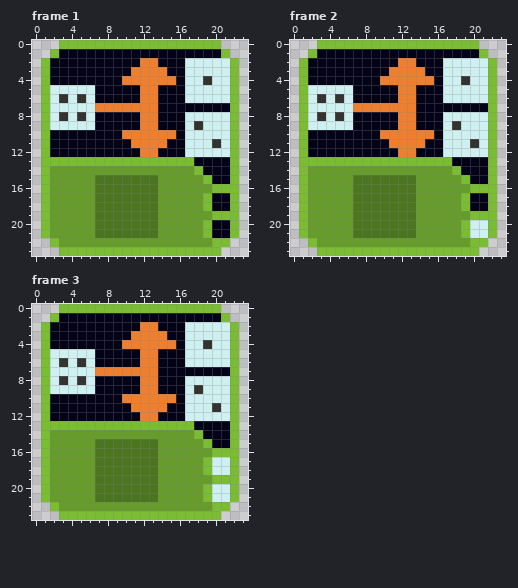
Pixel-art file -- Art/Textures/Tiles/GreenTiles/parity_junction.aseprite. The first picture shows the starting point.
24x24 pixels, 3 frames. Shown: frame 1, frame 2, frame 3.
After the commit:
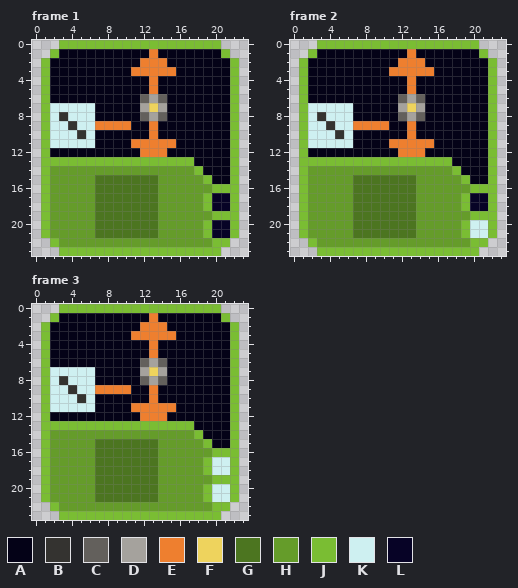
Palette (. is transparent): A #040217  B #343330  C #63605c  D #a5a29d  E #ee7f2f  F #eed35d  G #4c7520  H #659c2a  J #7abd33  K #cef0f1  L #070326
The edit:
Frame 1:
y 1: x 13 A -> E
y 2: x 14 A -> E; x 17..21 KKKKK -> AAAAA
y 3: x 15 A -> E; x 17..21 KKKKK -> AAAAA
y 4: x 10..12 EEE -> AAA; x 14..15 EE -> AA; x 17..21 KKBKK -> AAAAA
y 5: x 2..6 KKKKK -> AAAAA; x 12 E -> A; x 17..21 KKKKK -> AAAAA
y 6: x 2..6 KBKBK -> AAAAA; x 12..14 EEA -> CDC; x 17..21 KKKKK -> AAAAA
y 7: x 7..14 EEEEEEEA -> AAAAADFD
y 8: x 5 B -> K; x 12..14 EEA -> CDC; x 17..21 KKKKK -> AAAAA
y 9: x 4 K -> B; x 7..10 AAAA -> EEEE; x 12 E -> A; x 17..21 KBKKK -> AAAAA
y 10: x 2..6 AAAAA -> KKKBK; x 10..12 EEE -> AAA; x 14..15 EE -> AA; x 17..21 KKKKK -> AAAAA
y 11: x 2..6 AAAAA -> KKKKK; x 15 A -> E; x 17..21 KKKBK -> AAAAA
y 12: x 14 A -> E; x 17..21 KKKKK -> AAAAA
y 17..18: x 20..21 AA -> LL
y 20..21: x 20..21 AA -> LL
Frame 2:
y 1: x 13 A -> E
y 2: x 14 A -> E; x 17..21 KKKKK -> AAAAA
y 3: x 15 A -> E; x 17..21 KKKKK -> AAAAA
y 4: x 10..12 EEE -> AAA; x 14..15 EE -> AA; x 17..21 KKBKK -> AAAAA
y 5: x 2..6 KKKKK -> AAAAA; x 12 E -> A; x 17..21 KKKKK -> AAAAA
y 6: x 2..6 KBKBK -> AAAAA; x 12..14 EEA -> CDC; x 17..21 KKKKK -> AAAAA
y 7: x 7..14 EEEEEEEA -> AAAAADFD
y 8: x 5 B -> K; x 12..14 EEA -> CDC; x 17..21 KKKKK -> AAAAA
y 9: x 4 K -> B; x 7..10 AAAA -> EEEE; x 12 E -> A; x 17..21 KBKKK -> AAAAA
y 10: x 2..6 AAAAA -> KKKBK; x 10..12 EEE -> AAA; x 14..15 EE -> AA; x 17..21 KKKKK -> AAAAA
y 11: x 2..6 AAAAA -> KKKKK; x 15 A -> E; x 17..21 KKKBK -> AAAAA
y 12: x 14 A -> E; x 17..21 KKKKK -> AAAAA
y 17..18: x 20..21 AA -> LL
Frame 3:
y 1: x 13 A -> E
y 2: x 14 A -> E; x 17..21 KKKKK -> AAAAA
y 3: x 15 A -> E; x 17..21 KKKKK -> AAAAA
y 4: x 10..12 EEE -> AAA; x 14..15 EE -> AA; x 17..21 KKBKK -> AAAAA
y 5: x 2..6 KKKKK -> AAAAA; x 12 E -> A; x 17..21 KKKKK -> AAAAA
y 6: x 2..6 KBKBK -> AAAAA; x 12..14 EEA -> CDC; x 17..21 KKKKK -> AAAAA
y 7: x 7..14 EEEEEEEA -> AAAAADFD
y 8: x 5 B -> K; x 12..14 EEA -> CDC; x 17..21 KKKKK -> AAAAA
y 9: x 4 K -> B; x 7..10 AAAA -> EEEE; x 12 E -> A; x 17..21 KBKKK -> AAAAA
y 10: x 2..6 AAAAA -> KKKBK; x 10..12 EEE -> AAA; x 14..15 EE -> AA; x 17..21 KKKKK -> AAAAA
y 11: x 2..6 AAAAA -> KKKKK; x 15 A -> E; x 17..21 KKKBK -> AAAAA
y 12: x 14 A -> E; x 17..21 KKKKK -> AAAAA
Changed places in both pictures, as pixel boxes (x1, y1, x2, y2):
changed: (50, 49, 230, 238)
changed: (308, 49, 488, 211)
changed: (50, 313, 230, 421)
